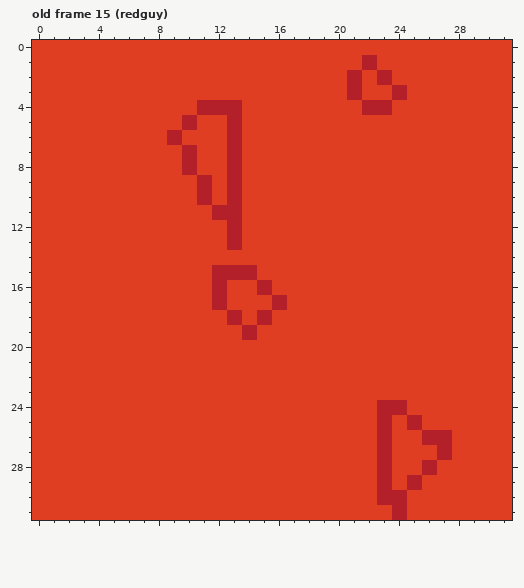
Pixel-art file: ASSETs/graphics/patterns.aseprite. Above is the file before it was changed.
32x32 pixels, 228 frames. Shown: old frame 15 (redguy). The commit also changed other frames, which this record leaves out.
And afterwards:
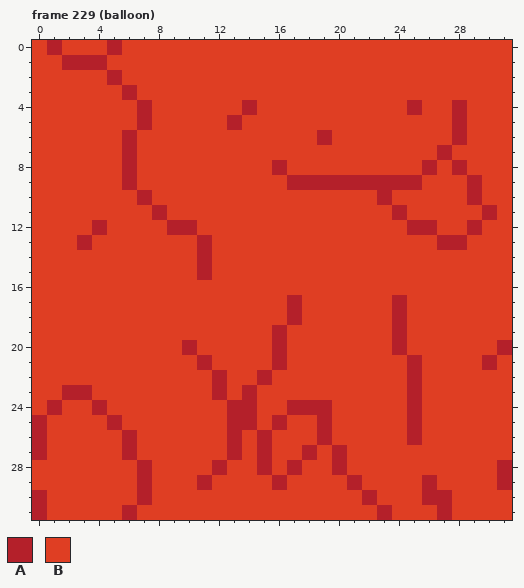
Palette (. is transparent): A #b4202a  B #df3e23
A new or re-ordered frame is compared with the old frame closest to it.
Changes in this commit:
frames 228 -> 229
Frame 229 (balloon) is new; against old frame 15 (redguy):
The author changed colour B to colour A in row 0 at x 1 and 5; in row 1 at x 2 to 4; in row 2 at x 5; in row 3 at x 6; in row 4 at x 7, 14, 25 and 28; in row 5 at x 7 and 28.
The author changed colour B to colour A in row 6 at x 6, 19 and 28; in row 7 at x 6 and 27; in row 8 at x 6, 16, 26 and 28; in row 9 at x 6, 17 to 25 and 29; in row 10 at x 7, 23 and 29; in row 11 at x 8, 24 and 30.
The author changed colour B to colour A in row 12 at x 4, 9 to 10, 25 to 26 and 29; in row 13 at x 3, 11 and 27 to 28; in rows 14 to 15 at x 11; in rows 17 to 18 at x 17 and 24; in row 19 at x 16 and 24; in row 20 at x 10, 16, 24 and 31.
The author changed colour B to colour A in row 21 at x 11, 16, 25 and 30; in row 22 at x 12, 15 and 25; in row 23 at x 2 to 3, 12, 14 and 25; in row 24 at x 1, 4, 13 to 14, 17 to 19 and 25; in row 25 at x 0, 5, 13 to 14, 16 and 19; in row 26 at x 0, 6, 13, 15, 19 and 25.
The author changed colour B to colour A in row 27 at x 0, 6, 13, 15, 18 and 20; in row 28 at x 7, 12, 15, 17, 20 and 31; in row 29 at x 7, 11, 16, 21, 26 and 31; in row 30 at x 0, 7, 22 and 26 to 27; in row 31 at x 0, 6, 23 and 27.
The author changed colour A to colour B in row 1 at x 22; in row 2 at x 21 and 23; in row 3 at x 21 and 24; in row 4 at x 11 to 13 and 22 to 23; in row 5 at x 10; in row 6 at x 9 and 13.
The author changed colour A to colour B in rows 7 to 8 at x 10 and 13; in rows 9 to 10 at x 11 and 13; in row 11 at x 12 to 13; in rows 12 to 13 at x 13; in row 15 at x 12 to 14; in row 16 at x 12 and 15.
The author changed colour A to colour B in row 17 at x 12 and 16; in row 18 at x 13 and 15; in row 19 at x 14; in row 24 at x 23 to 24; in row 25 at x 23; in row 26 at x 23 and 26 to 27.
The author changed colour A to colour B in row 27 at x 23 and 27; in row 28 at x 23 and 26; in row 29 at x 23 and 25; in row 30 at x 23 to 24; in row 31 at x 24.
